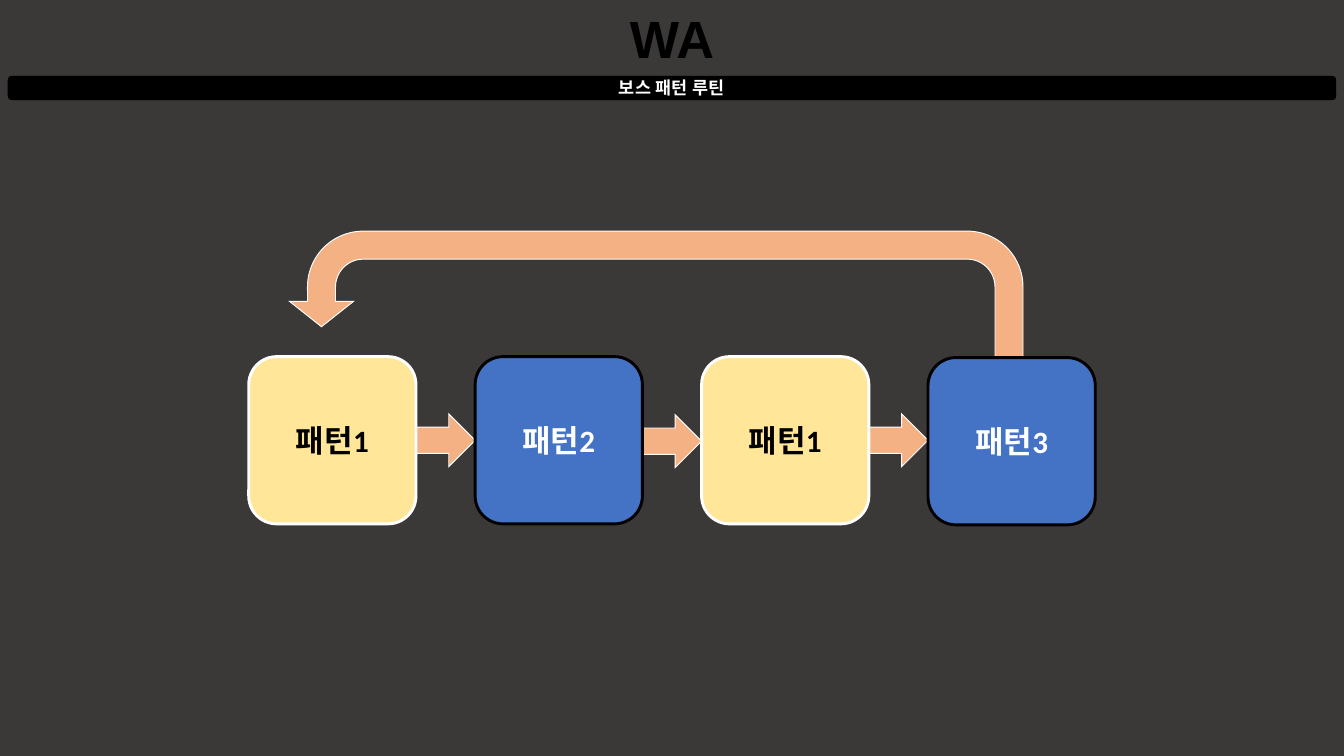
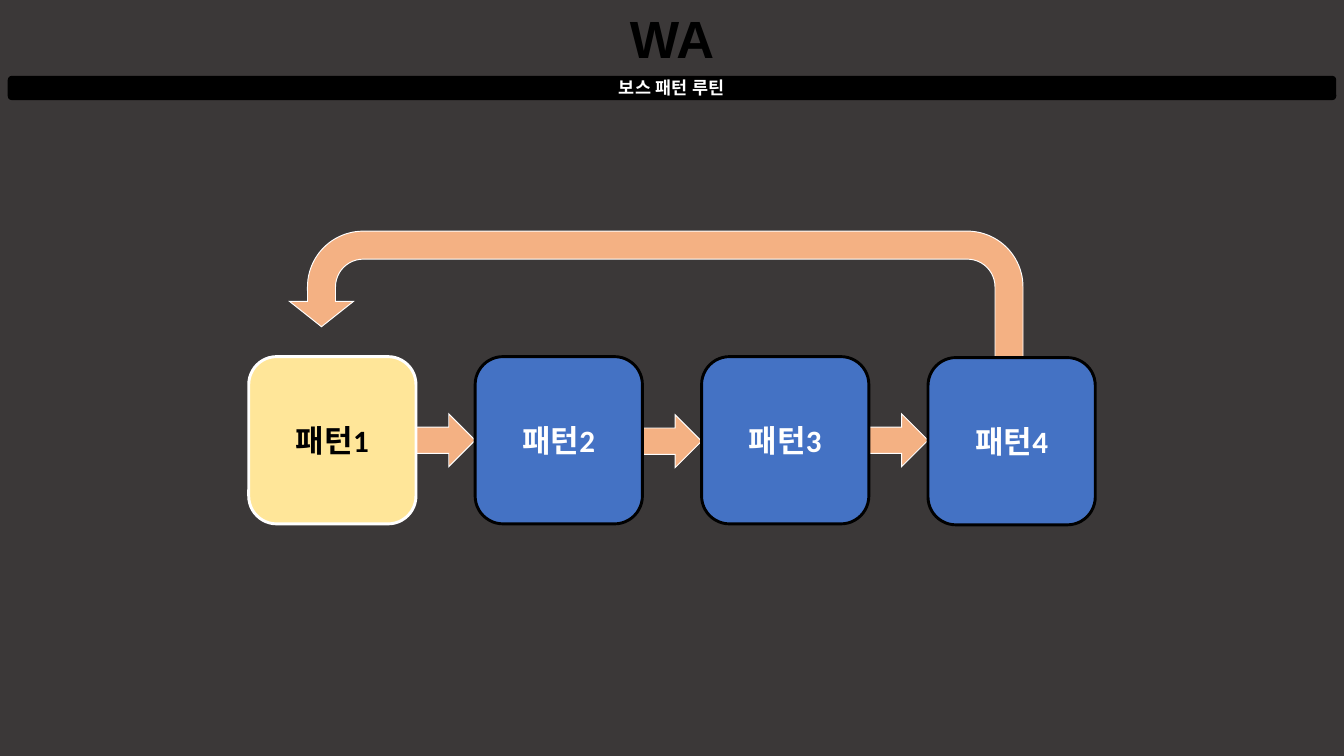
Before and after one commit to taeseongeom/WA, a slide deck: slide 5 of 기획서/문서/보스 기획서.pptx. Drawn at 1344x756 pixels with LibreOffice and Linux fonts; fonts in the diff are those of the drawing. Boxes give left, top, right and bottom in pixels: in the first picture for what was removed or moved away, otherwise in the second. Text is boxed around its words. In the diff, an @@ line names an element or a change of style, - is before the commit and + after.

```diff
--- a/기획서/문서/보스 기획서.pptx
+++ b/기획서/문서/보스 기획서.pptx
@@ rounded rectangle "패턴3" at [701, 357, 869, 524]: fill #FFE699 to #4472C4; outline #FFFFFF 3 pt to #000000 3 pt @@
@@ text in rounded rectangle at [749, 426, 822, 455]: text changed; text colour #000000 to #FFFFFF @@
-패턴1
+패턴3
@@ text in rounded rectangle at [975, 427, 1048, 456]: text changed @@
-패턴3
+패턴4
```
Also in this commit, not shown: 2 other slides changed, 1 slide added, 5 other files.
